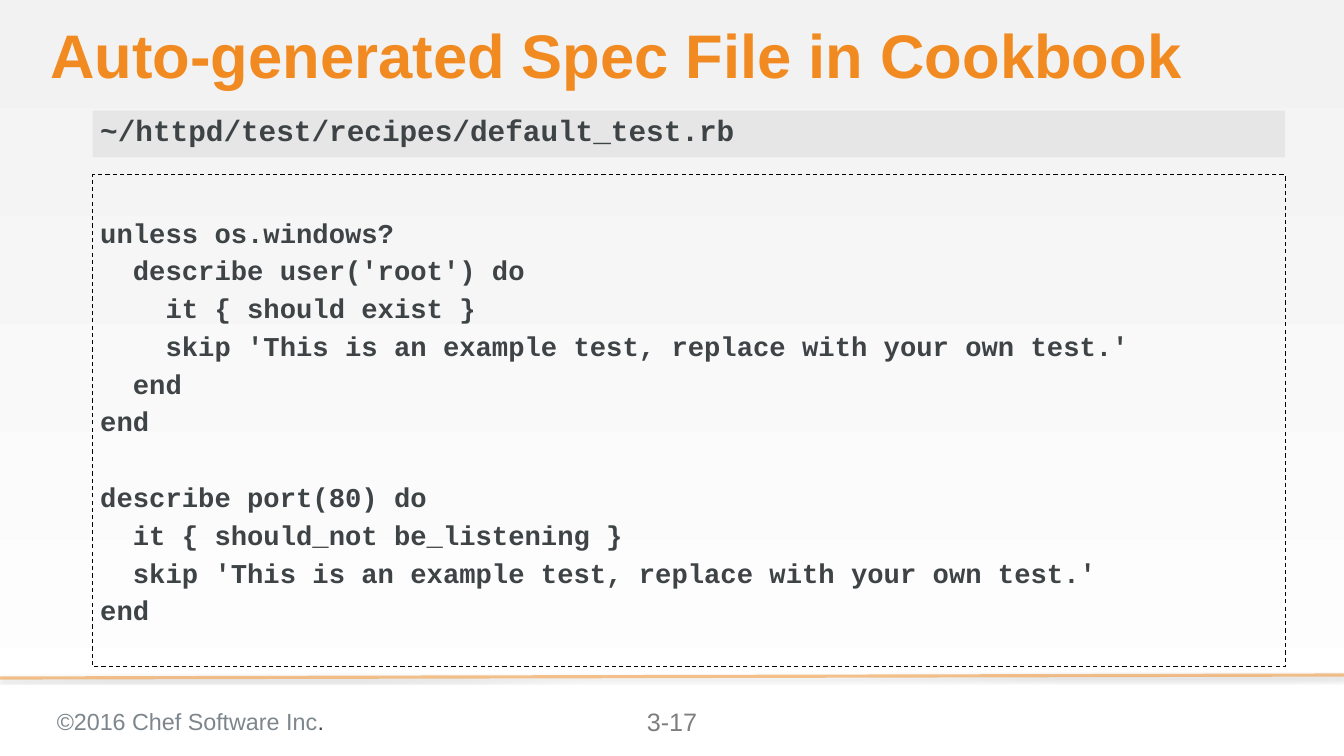
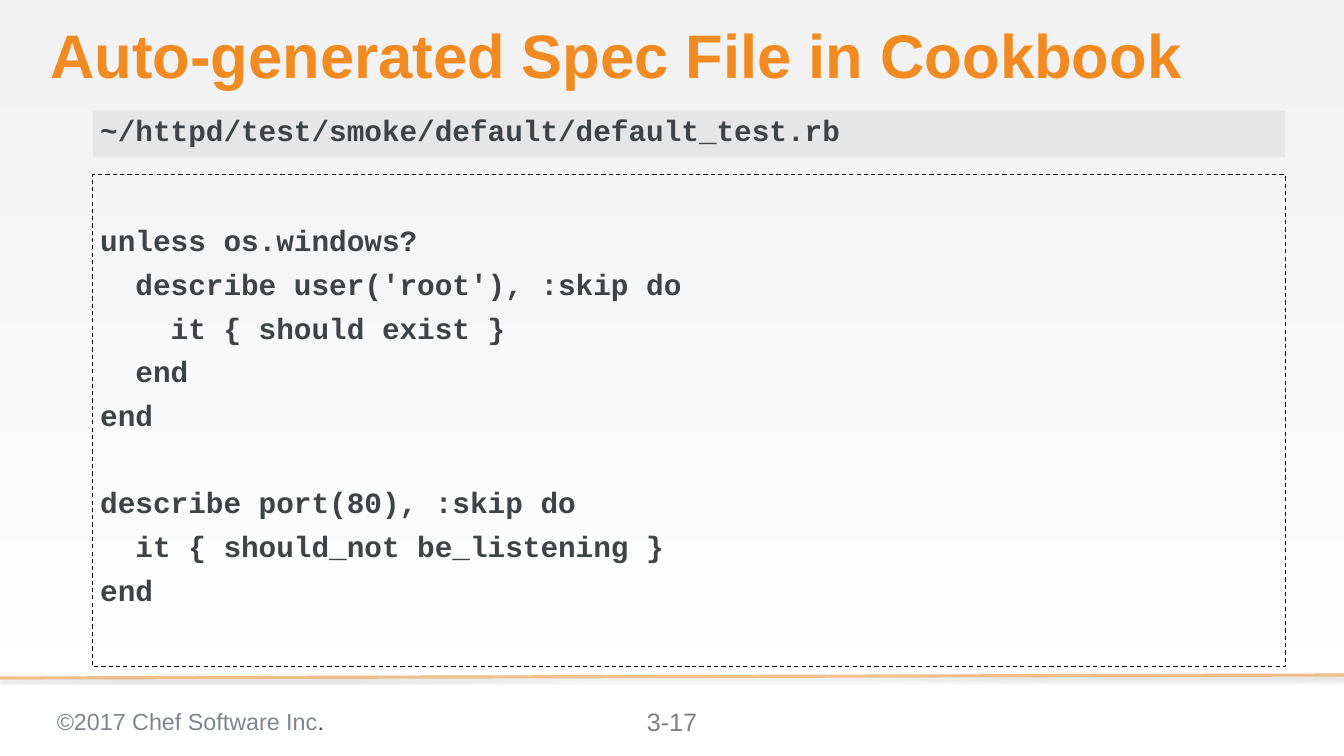
Before and after one commit to chef-training/test_driven_cookbook_development, a slide deck: slide 17 of 03-writing_a_test_first.pptx. Drawn at 1344x756 pixels with LibreOffice and Linux fonts; fonts in the diff are those of the drawing; background and template pictures are left out. Boxes give left, top, right and bottom in pixels: in the first picture for what was removed or moved away, otherwise in the second. Text is boxed around its words. In the diff, an @@ line names an element or a change of style, - is before the commit and + after.

```diff
--- a/03-writing_a_test_first.pptx
+++ b/03-writing_a_test_first.pptx
@@ text at (100,120,840,147): text changed @@
-~/httpd/test/recipes/default_test.rb
+~/httpd/test/smoke/default/default_test.rb
@@ text at (100,230,628,602): size 25.9 to 28 pt in "unless os.windows?", "it { should exist }", "end", "end" and 2 more places; line spacing 0.9 to 1 @@
@@ text at (135,274,681,301): text changed; size 25.9 to 28 pt @@
-describe user('root') do
+describe user('root'), :skip do
@@ text at (166,337,1129,362): paragraph removed @@
-skip 'This is an example test, replace with your own test.'
@@ text at (100,492,576,519): text changed; size 25.9 to 28 pt @@
-describe port(80) do
+describe port(80), :skip do
@@ text at (133,563,1096,589): paragraph removed @@
-skip 'This is an example test, replace with your own test.'
@@ text at (57,713,324,730): text changed @@
-©2016 Chef Software Inc.
+©2017 Chef Software Inc.
```
Also in this commit, not shown: 57 other slides changed, 15 other files.
